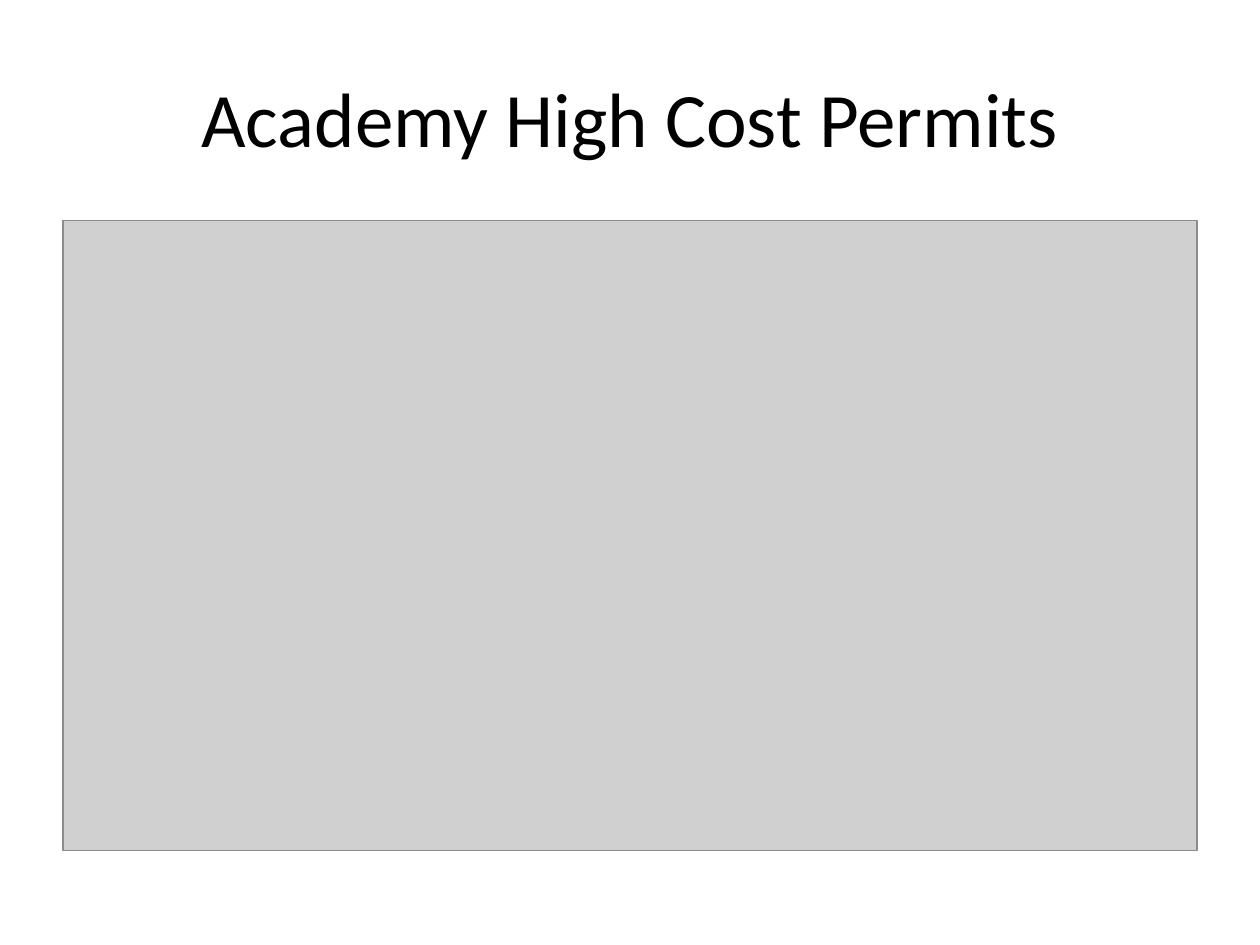
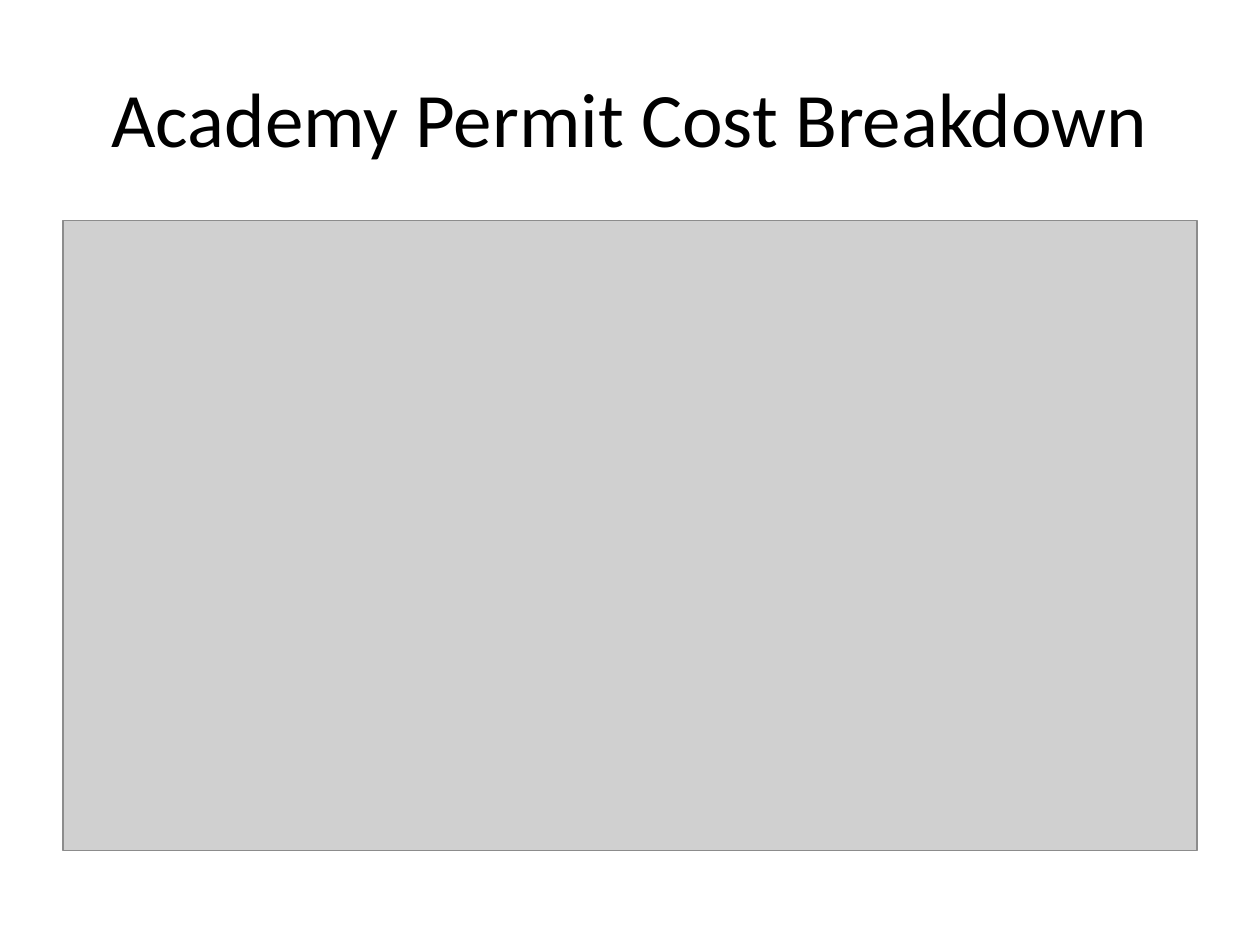
Before and after one commit to wumcrc/stl-building-permits, a slide deck: slide 34 of results/presentations/2020/May/monthly_reportMay2020.pptx. Drawn at 1260x945 pixels with LibreOffice and Linux fonts; fonts in the diff are those of the drawing; grey boxes stand for pictures. Boxes give left, top, right and bottom in pixels: in the first picture for what was removed or moved away, otherwise in the second. Text is boxed around its words. In the diff, an @@ line names an element or a change of style, - is before the commit and + after.

```diff
--- a/results/presentations/2020/May/monthly_reportMay2020.pptx
+++ b/results/presentations/2020/May/monthly_reportMay2020.pptx
@@ title at (111,93,1147,160): text changed @@
-Academy High Cost Permits
+Academy Permit Cost Breakdown
```
Also in this commit, not shown: 7 other slides changed, 1 other file.
